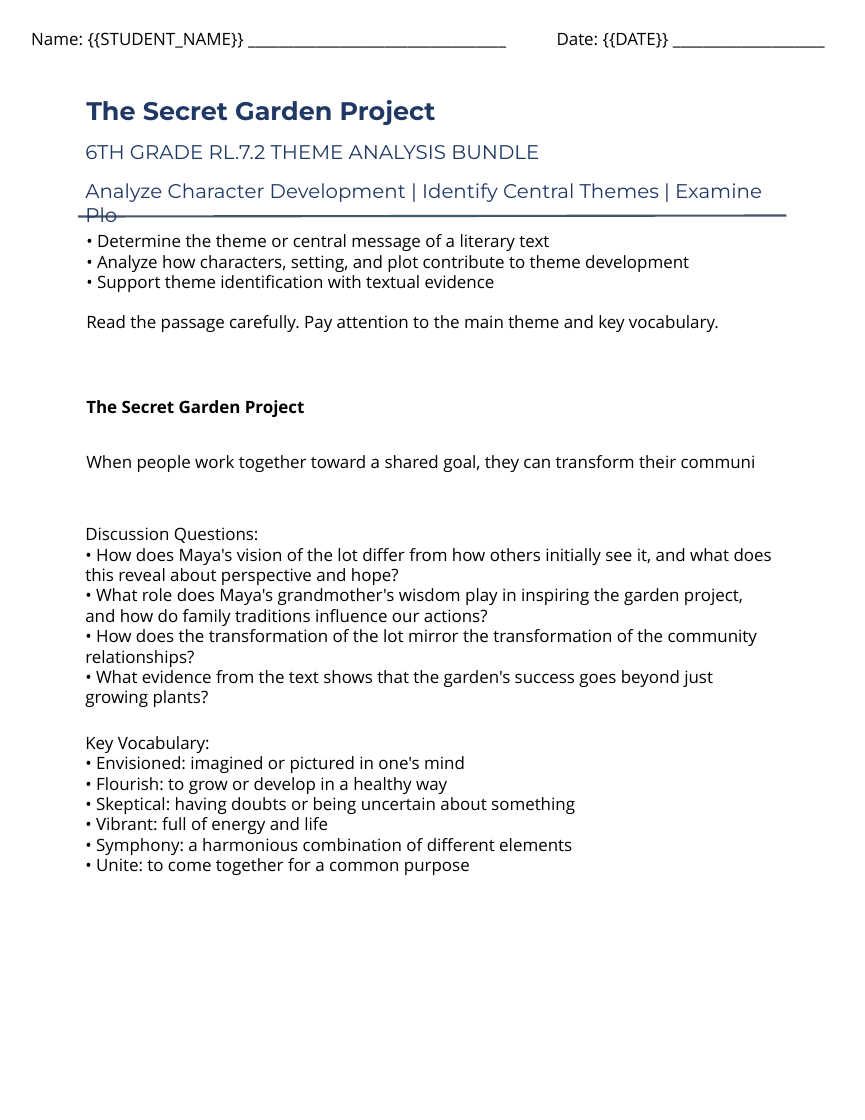
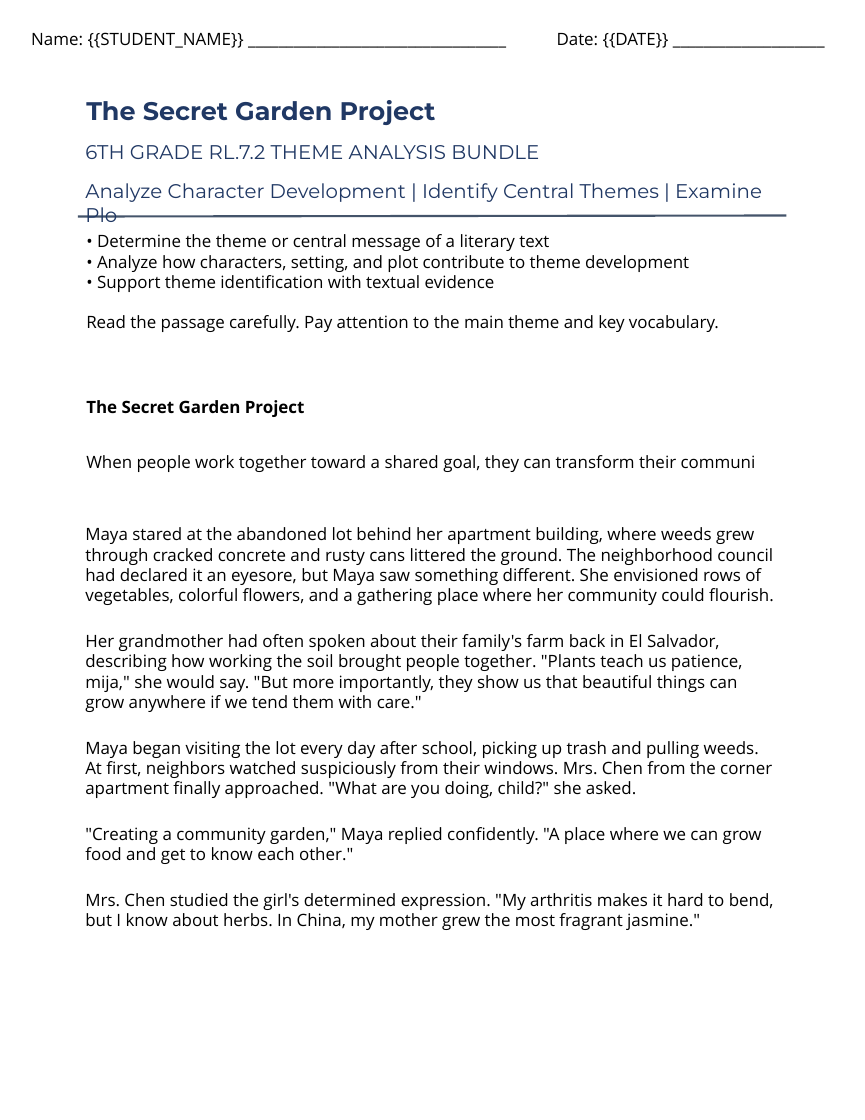
Before and after one commit to buttmazhar844-lang/rbb_engine_backend, a slide deck: slide 1 of rbb-drive/product_4/anchor_reading_passage.pptx. Drawn at 865x1120 pixels with LibreOffice and Linux fonts; fonts in the diff are those of the drawing; background and template pictures are left out. Boxes give left, top, right and bottom in pixels: in the first picture for what was removed or moved away, otherwise in the second. Text is boxed around its words. In the diff, an @@ line names an element or a change of style, - is before the commit and + after.

```diff
--- a/rbb-drive/product_4/anchor_reading_passage.pptx
+++ b/rbb-drive/product_4/anchor_reading_passage.pptx
@@ text at box(85, 527, 774, 930): text changed @@
-Discussion Questions:
-• How does Maya's vision of the lot differ from how others initially see it, and what does this reveal about perspective and hope?
-• What role does Maya's grandmother's wisdom play in inspiring the garden project, and how do family traditions influence our actions?
-• How does the transformation of the lot mirror the transformation of the community relationships?
-• What evidence from the text shows that the garden's success goes beyond just growing plants?
-Key Vocabulary:
-• Envisioned: imagined or pictured in one's mind
-• Flourish: to grow or develop in a healthy way
-• Skeptical: having doubts or being uncertain about something
-• Vibrant: full of energy and life
-• Symphony: a harmonious combination of different elements
-• Unite: to come together for a common purpose
+Maya stared at the abandoned lot behind her apartment building, where weeds grew through cracked concrete and rusty cans littered the ground. The neighborhood council had declared it an eyesore, but Maya saw something different. She envisioned rows of vegetables, colorful flowers, and a gathering place where her community could flourish.
+Her grandmother had often spoken about their family's farm back in El Salvador, describing how working the soil brought people together. "Plants teach us patience, mija," she would say. "But more importantly, they show us that beautiful things can grow anywhere if we tend them with care."
+Maya began visiting the lot every day after school, picking up trash and pulling weeds. At first, neighbors watched suspiciously from their windows. Mrs. Chen from the corner apartment finally approached. "What are you doing, child?" she asked.
+"Creating a community garden," Maya replied confidently. "A place where we can grow food and get to know each other."
+Mrs. Chen studied the girl's determined expression. "My arthritis makes it hard to bend, but I know about herbs. In China, my mother grew the most fragrant jasmine."
```
Also in this commit, not shown: 19 other files.
